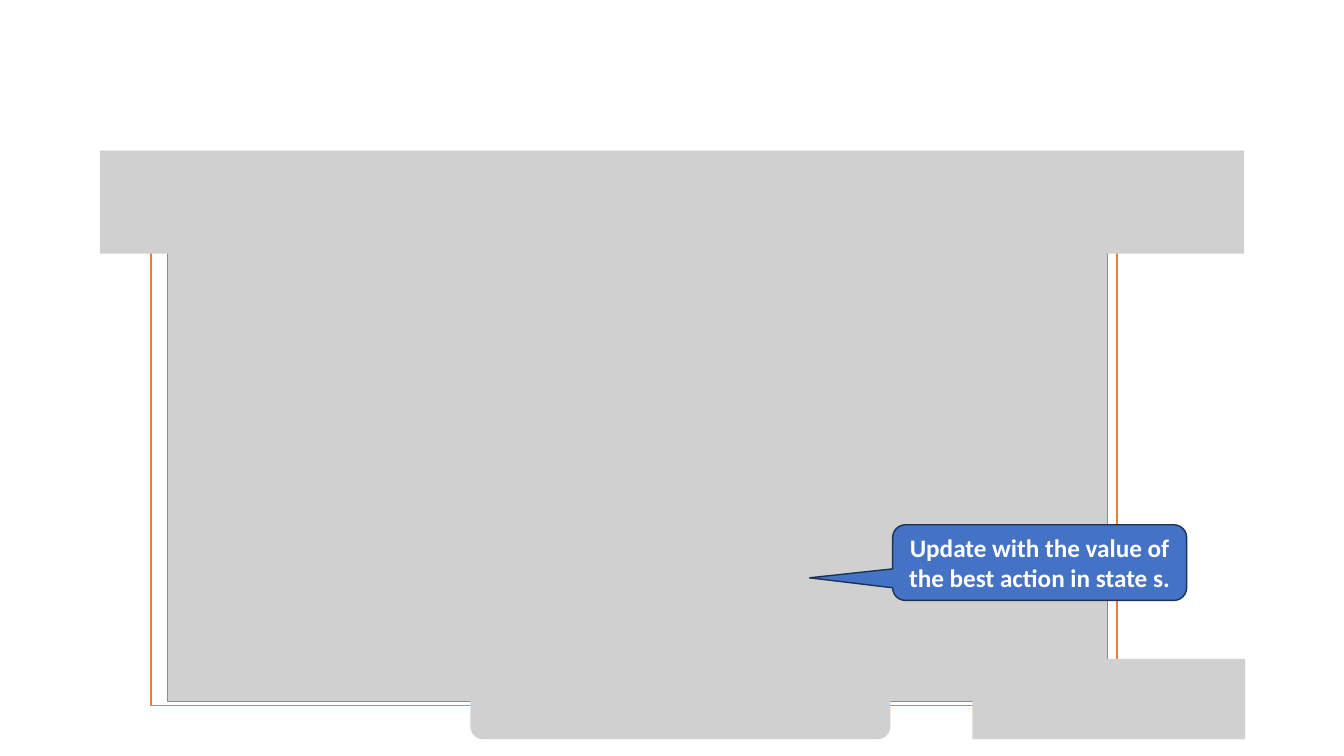
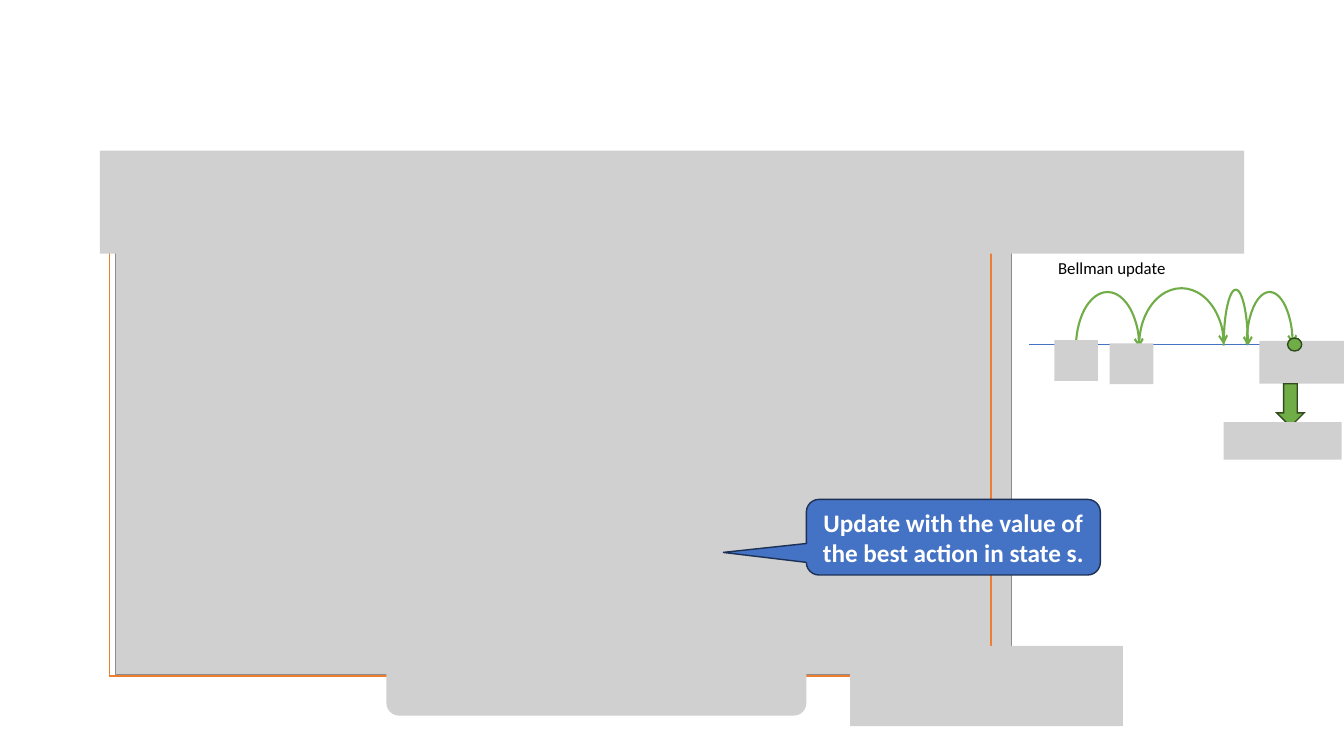
Before and after one commit to mhahsler/CS7320-AI, a slide deck: slide 10 of slides/22_Reinforcement_Learning.pptx. Drawn at 1344x756 pixels with LibreOffice and Linux fonts; fonts in the diff are those of the drawing; grey boxes stand for pictures. Boxes give left, top, right and bottom in pixels: in the first picture for what was removed or moved away, otherwise in the second. Text is boxed around its words. In the diff, an @@ line names an element or a change of style, - is before the commit and + after.

```diff
--- a/slides/22_Reinforcement_Learning.pptx
+++ b/slides/22_Reinforcement_Learning.pptx
@@ rectangle: place and size @@
-rectangle at (151, 235, 1117, 706)
+rectangle at (109, 235, 991, 676)
@@ picture: place and size @@
-picture at (168, 239, 1108, 701)
+picture at (116, 234, 1012, 675)
@@ text added at (1058, 262, 1165, 277), 12 pt, text #000000 @@
+Bellman update
@@ arc (boxed as its full ellipse) added at (1076, 292, 1139, 403), outline #70AD47 1.5 pt @@
@@ arc (boxed as its full ellipse) added at (1139, 288, 1224, 401), outline #70AD47 1.5 pt @@
@@ arc (boxed as its full ellipse) added at (1224, 289, 1248, 402), outline #70AD47 1.5 pt @@
@@ arc (boxed as its full ellipse) added at (1247, 292, 1294, 397), outline #70AD47 1.5 pt @@
@@ line added from (1029, 345) to (1294, 345), #4472C4 0.5 pt @@
@@ picture added at (1055, 341, 1098, 381) @@
@@ picture added at (1110, 344, 1153, 384) @@
@@ picture added at (1259, 341, 1344, 383) @@
@@ ellipse added at (1288, 338, 1302, 351), fill #70AD47, outline #314C1F 1 pt @@
@@ down arrow added at (1277, 384, 1305, 426), fill #70AD47, outline #314C1F 1 pt @@
@@ picture added at (1224, 422, 1342, 460) @@
@@ rounded speech box "Update with the value of ...": place and size @@
-rounded speech box "Update with the value of ..." at (893, 525, 1188, 601)
+rounded speech box "Update with the value of ..." at (807, 499, 1101, 575)
@@ picture: place and size @@
-picture at (471, 663, 891, 739)
+picture at (386, 640, 807, 716)
@@ picture: place and size @@
-picture at (973, 659, 1246, 740)
+picture at (850, 646, 1123, 727)
```
Also in this commit, not shown: 1 other slide changed, 1 other file.
